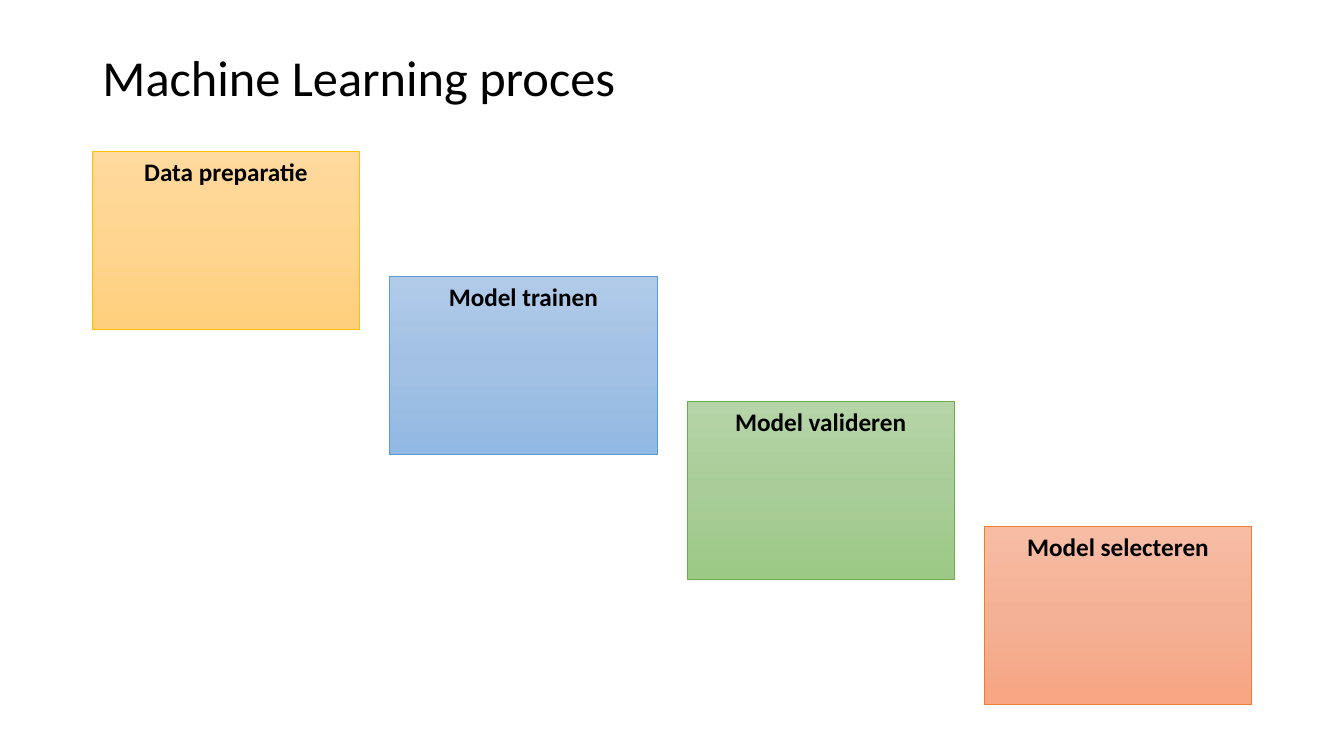
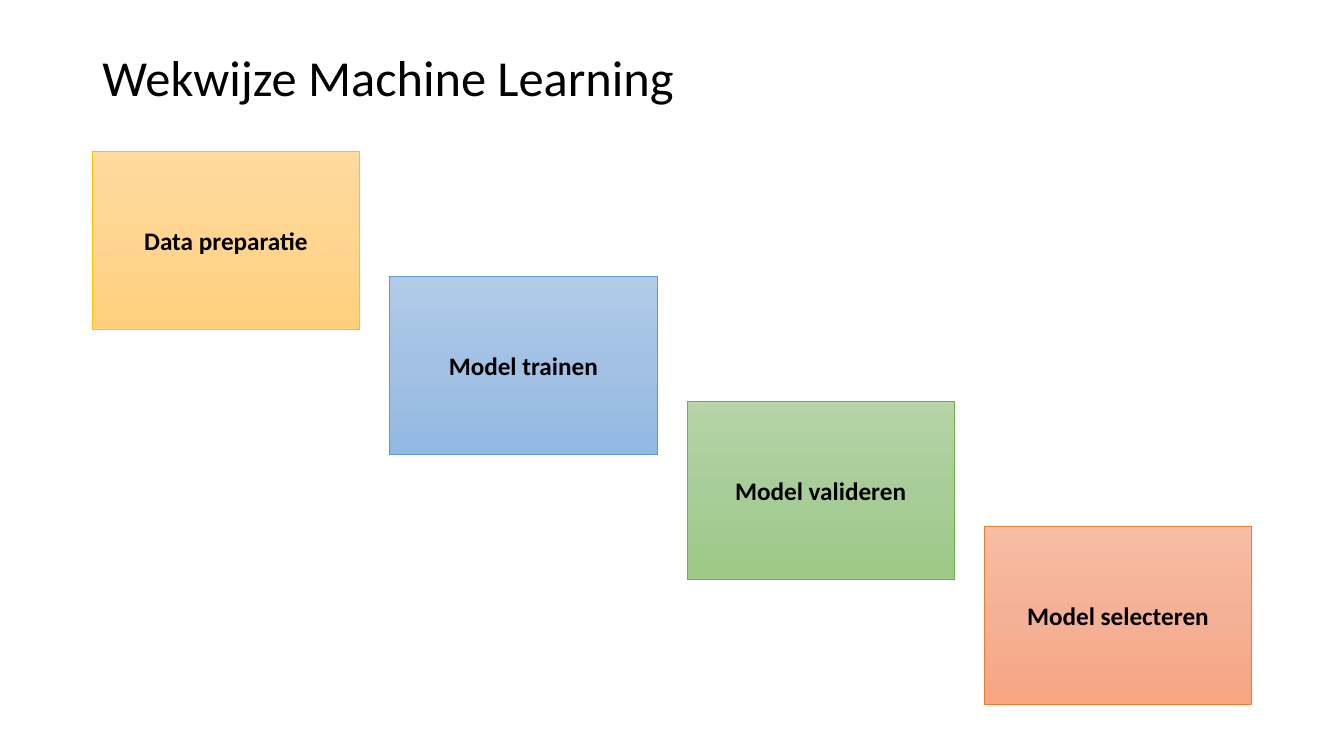
Before and after one commit to LFKoning/knowledge-sharing, a slide deck: slide 6 of python_trainees/4_scikit_learn/python_traineeship_4.pptx. Drawn at 1344x756 pixels with LibreOffice and Linux fonts; fonts in the diff are those of the drawing. Boxes give left, top, right and bottom in pixels: in the first picture for what was removed or moved away, otherwise in the second. Text is boxed around its words. In the diff, an @@ line names an element or a change of style, - is before the commit and + after.

```diff
--- a/python_trainees/4_scikit_learn/python_traineeship_4.pptx
+++ b/python_trainees/4_scikit_learn/python_traineeship_4.pptx
@@ title at (102,61,673,105): text changed @@
-Machine Learning proces
+Wekwijze Machine Learning
@@ vertical alignment top to middle in 4 elements at (93,151,360,329), (390,276,657,454), (688,401,955,579), (985,526,1252,704) @@
```
Also in this commit, not shown: 5 other slides changed, 5 slides added, 1 slide removed.
